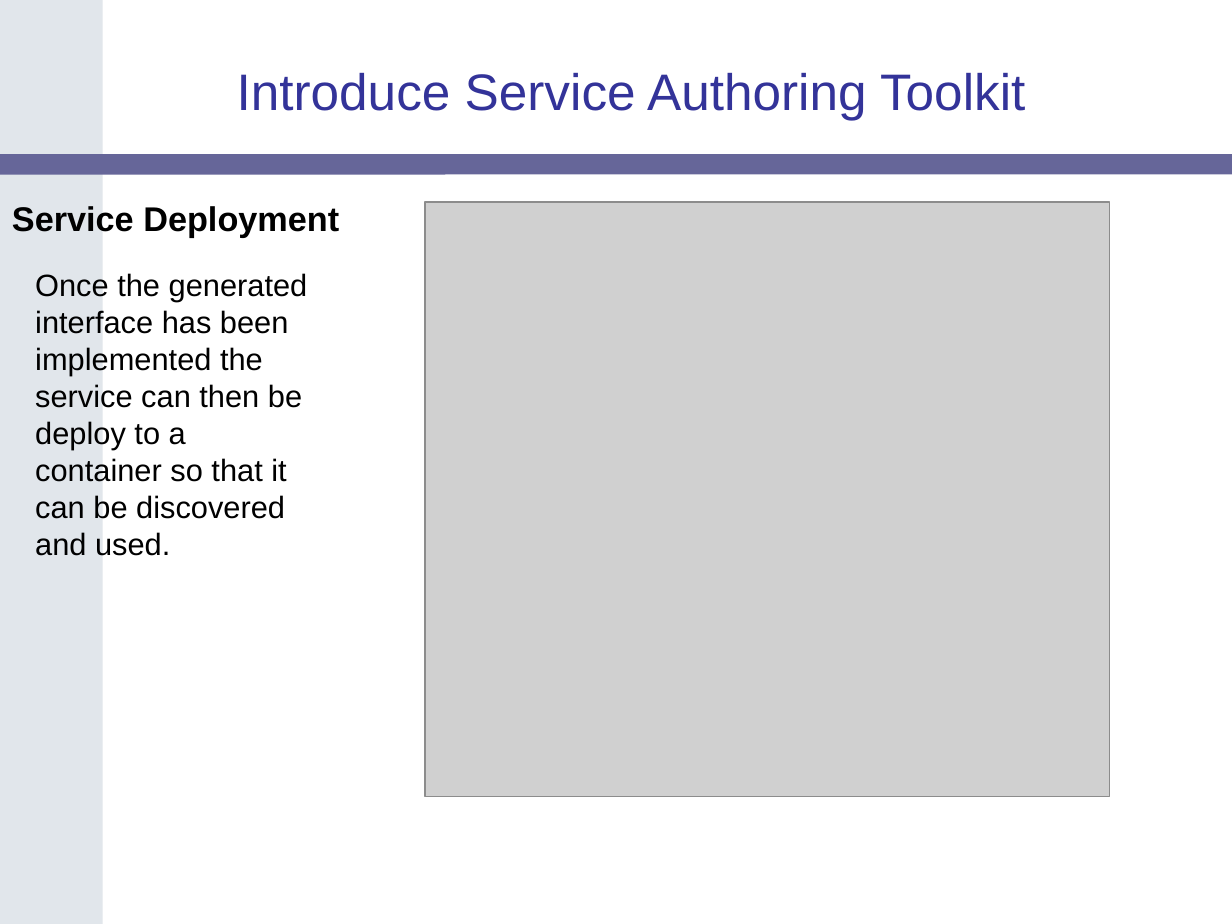
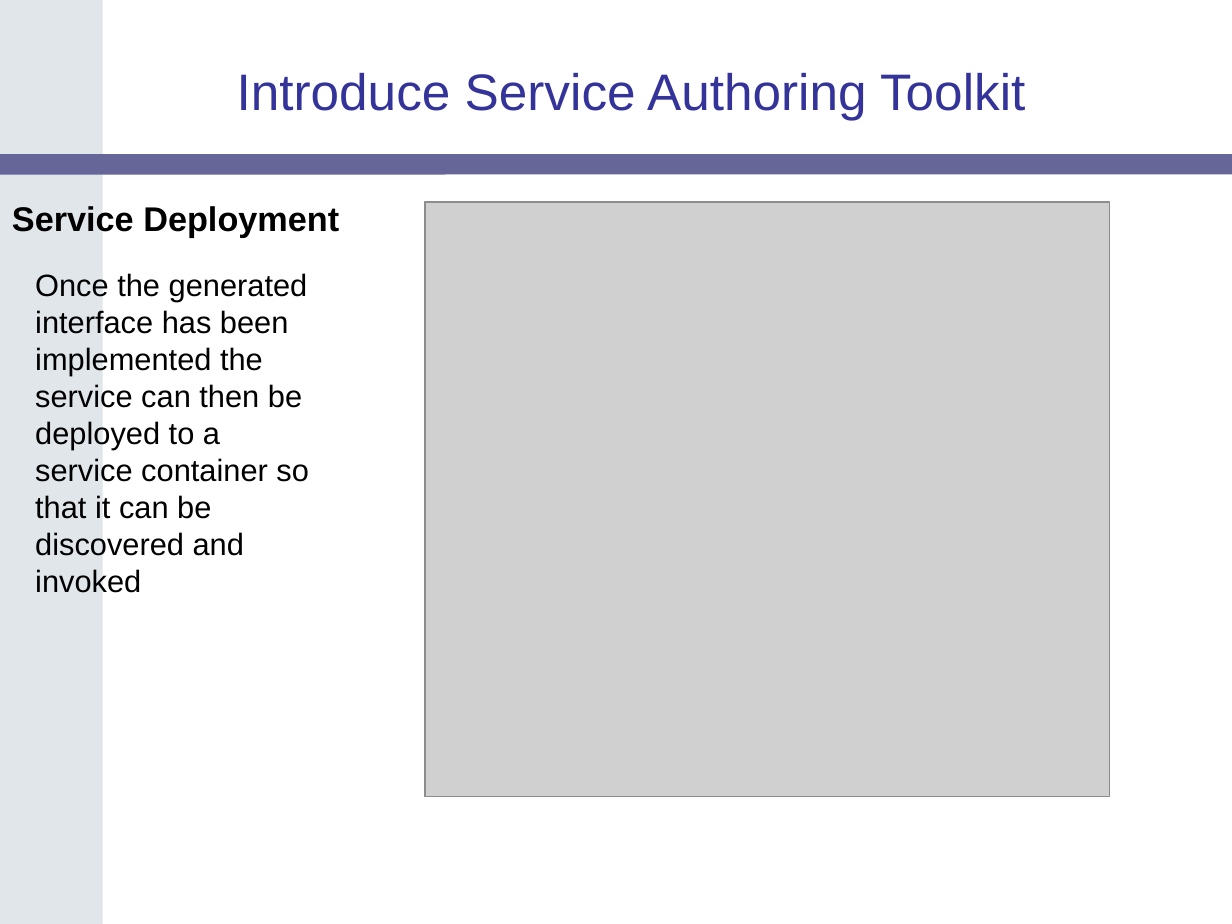
Before and after one commit to NCIP/cagrid-docs, a slide deck: slide 21 of presentations/200604_AnnualMeeting/caGrid-1.0-Demo.ppt. Drawn at 1232x924 pixels with LibreOffice and Linux fonts; fonts in the diff are those of the drawing; grey boxes stand for pictures; background and template pictures are left out. Boxes give left, top, right and bottom in pixels: in the first picture for what was removed or moved away, otherwise in the second. Text is boxed around its words. In the diff, an @@ line names an element or a change of style, - is before the commit and + after.

```diff
--- a/presentations/200604_AnnualMeeting/caGrid-1.0-Demo.ppt
+++ b/presentations/200604_AnnualMeeting/caGrid-1.0-Demo.ppt
@@ text at (35, 273, 308, 593): text changed @@
-Once the generated interface has been implemented the service can then be deploy to a container so that it can be discovered and used.
+Once the generated interface has been implemented the service can then be deployed to a service container so that it can be discovered and invoked
```
Also in this commit, not shown: 6 other slides changed.
